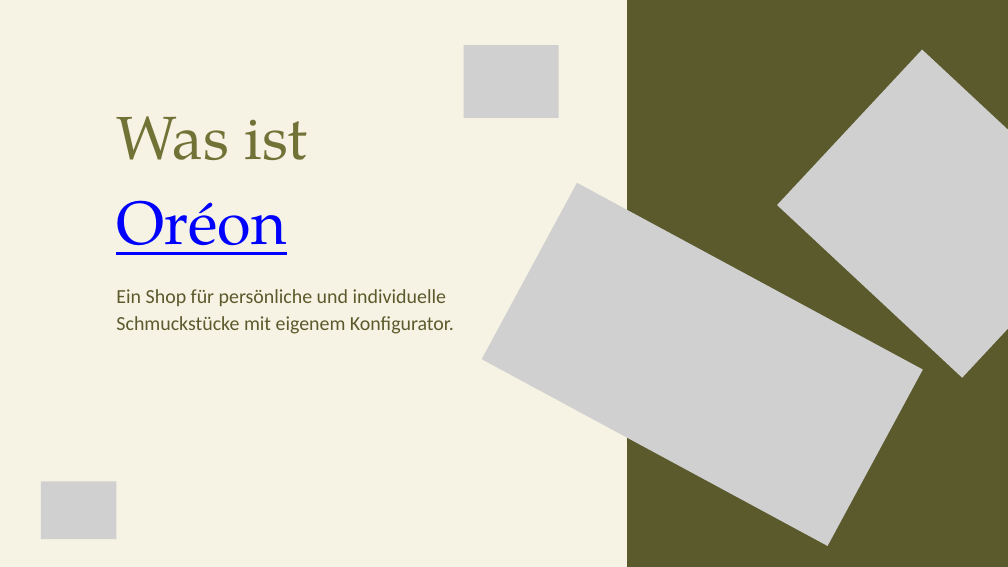
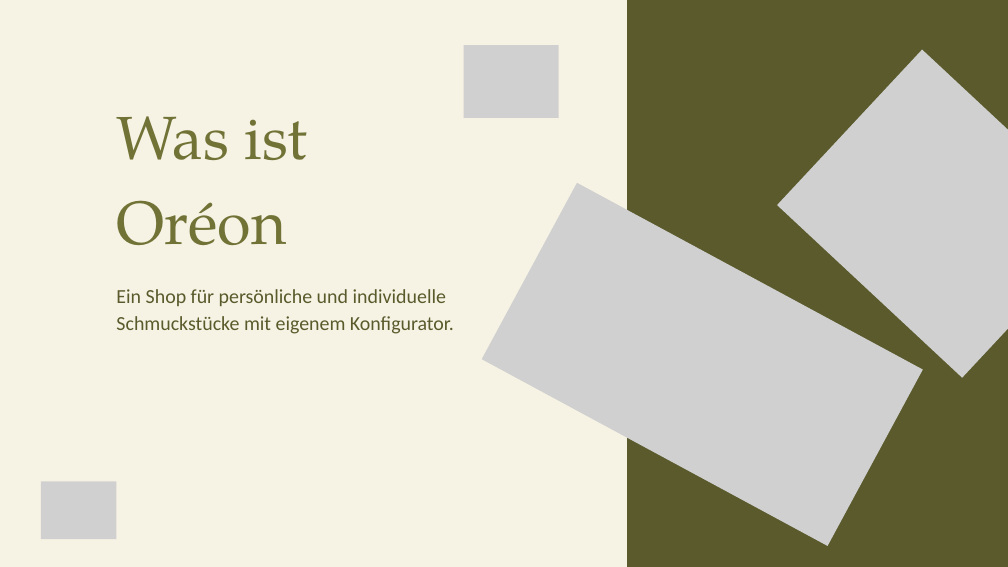
Before and after one commit to htl-leo-medtwt-projects/2526-3bhitm-sommerprojekt-l-graski, a slide deck: slide 2 of documentation/Oréon.pptx. Drawn at 1008x567 pixels with LibreOffice and Linux fonts; fonts in the diff are those of the drawing; grey boxes stand for pictures. Boxes give left, top, right and bottom in pixels: in the first picture for what was removed or moved away, otherwise in the second. Text is boxed around its words. In the diff, an @@ line names an element or a change of style, - is before the commit and + after.

```diff
--- a/documentation/Oréon.pptx
+++ b/documentation/Oréon.pptx
@@ text at <box>116,200,286,245</box>: text colour #0000FF to #717236, underline off in "Oréon" @@
```
Also in this commit, not shown: 1 other slide changed.
